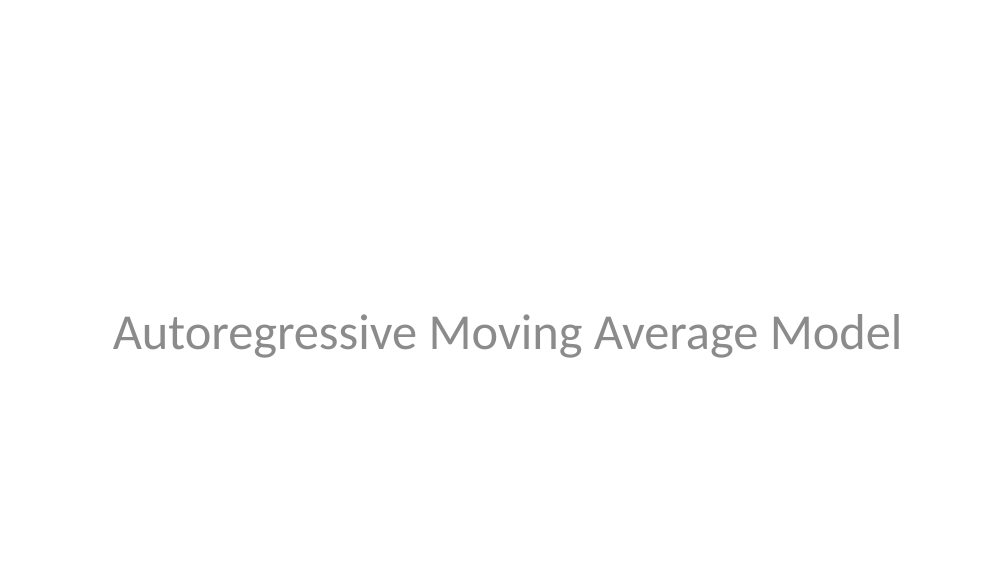
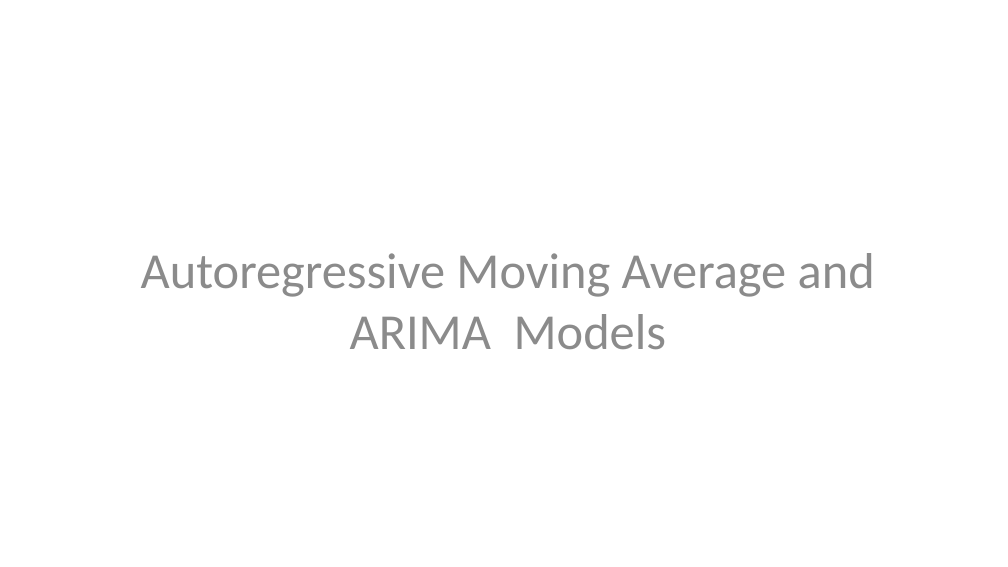
Before and after one commit to StephenElston/CSCI-E-83, a slide deck: slide 30 of LectureSlides/12_IntroductionToTimeSeriesForecasting.pptx (slide 29 before the commit). Drawn at 1008x567 pixels with LibreOffice and Linux fonts; fonts in the diff are those of the drawing. Boxes give left, top, right and bottom in pixels: in the first picture for what was removed or moved away, otherwise in the second. Text is boxed around its words. In the diff, an @@ line names an element or a change of style, - is before the commit and + after.

```diff
--- a/LectureSlides/12_IntroductionToTimeSeriesForecasting.pptx
+++ b/LectureSlides/12_IntroductionToTimeSeriesForecasting.pptx
@@ text at (141,253,875,349): text changed @@
-Autoregressive Moving Average Model
+Autoregressive Moving Average and ARIMA Models
```
Also in this commit, not shown: 6 other slides changed, 1 slide added.
